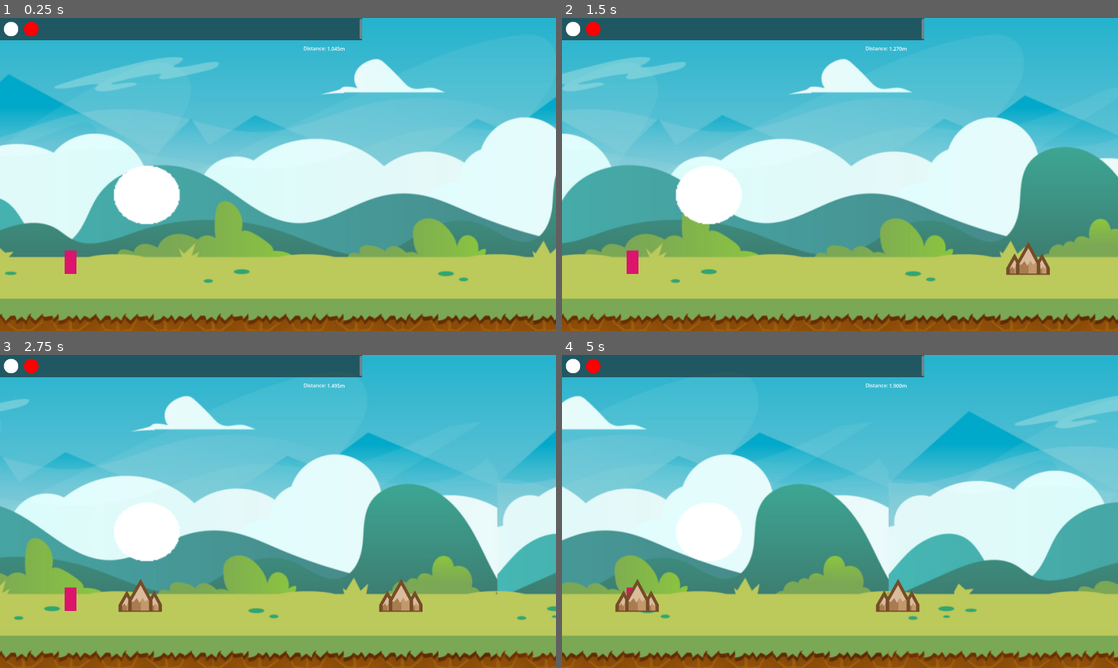
Above: before the commit, frames 1-4 (two rows, left to right).
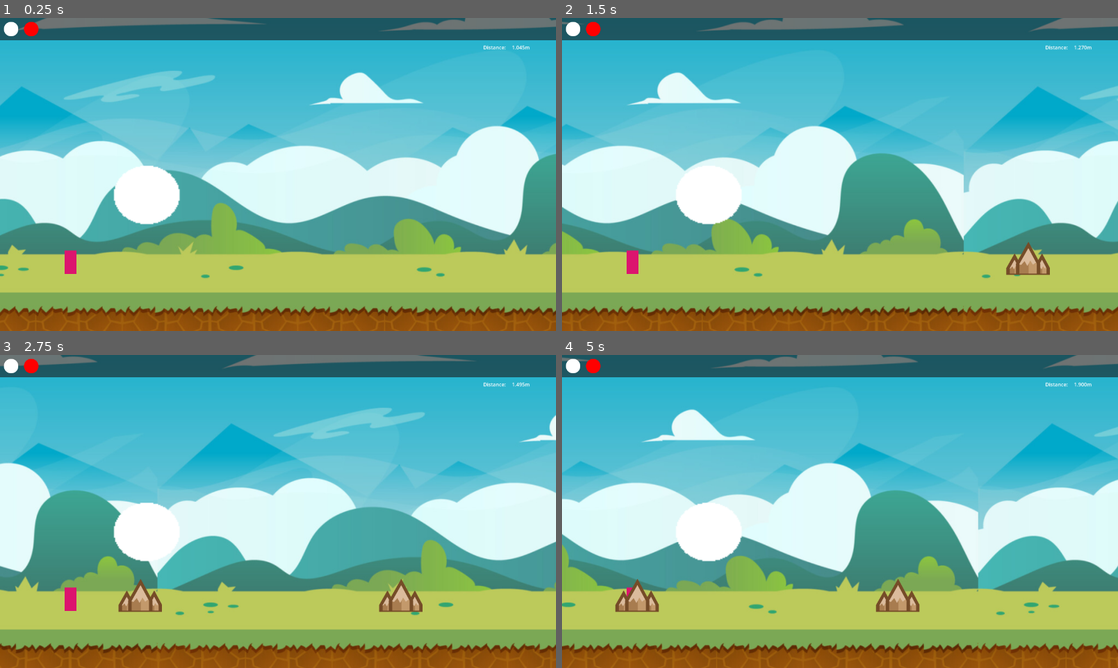
Above: after the commit, the same moments.

Repository: sarahletchford42/the-big-race
Game: Godot game, scene res://scenes/main_scene.tscn
The game is run twice, just before and just after one commit, with the same random seed, the same clock (stepped at 60 frames per second) and the same inputs. The engine's default icon, where the game draws it, is replaced by a stand-in: a white triangle on a blue panel in a dark square.
Inputs:
- Up to frame 1 (0.25 s): no input
- Up to frame 2 (1.5 s): tap Enter (ui_accept) at 0.5, 0.77 s
- Up to frame 3 (2.75 s): tap Enter (ui_accept) at 1.52 s
- Up to frame 4 (5 s): tap Enter (ui_accept) at 3.02, 3.77, 4.52 s

The runs differ from the first frame. In frame 1, 23% of the frame differs, in the area x 0-100%, y 0-100%; in frame 2, 40%; in frame 3, 43%; in frame 4, 45%.

Commit message:
Fixed BG scrolling and ui scaling
BG scrolling now works without a shader!

Diff:
--- a/scenes/UI/main_ui.tscn
+++ b/scenes/UI/main_ui.tscn
@@ -21,10 +21,10 @@
 transform = Transform2D(0.725, 0, 0, 0.725, 155, 110)
 
 [node name="Distance" type="RichTextLabel" parent="CanvasLayer"]
-offset_left = 749.828
-offset_top = -67.1034
-offset_right = 828.828
-offset_bottom = -39.1034
+offset_left = 1321.38
+offset_top = -70.3448
+offset_right = 1400.38
+offset_bottom = -42.3448
 text = "Distance:"
 
 [node name="To_Next_Level" type="RichTextLabel" parent="CanvasLayer"]
@@ -36,10 +36,10 @@
 text = "To Next Level:"
 
 [node name="Distance_Value" type="RichTextLabel" parent="CanvasLayer"]
-offset_left = 824.828
-offset_top = -66.1034
-offset_right = 934.828
-offset_bottom = -37.1034
+offset_left = 1412.41
+offset_top = -70.3448
+offset_right = 1522.41
+offset_bottom = -41.3448
 fit_content = true
 scroll_active = false
 script = ExtResource("1_ves6g")
@@ -54,10 +54,10 @@
 text = "0"
 
 [node name="Inventory" type="ItemList" parent="CanvasLayer"]
-offset_left = -215.172
-offset_top = -153.103
-offset_right = 935.828
-offset_bottom = -81.1034
+offset_left = -215.0
+offset_top = -153.0
+offset_right = 1566.0
+offset_bottom = -81.0
 item_count = 2
 max_columns = 10
 fixed_icon_size = Vector2i(60, 60)
--- /dev/null
+++ b/scenes/background_image1.gd
@@ -0,0 +1,16 @@
+extends Sprite2D
+var speed: float = -5
+var g_texture_width: float = 0
+
+# Called when the node enters the scene tree for the first time.
+func _ready():
+	g_texture_width = texture.get_size().x * scale.x
+
+# Called every frame. 'delta' is the elapsed time since the previous frame.
+func _process(delta):
+	position.x += speed
+	_attempt_reposition()
+
+func _attempt_reposition():
+	if position.x < -g_texture_width:
+		position.x += 2 * g_texture_width
--- a/scenes/main_scene.tscn
+++ b/scenes/main_scene.tscn
@@ -1,47 +1,44 @@
-[gd_scene load_steps=8 format=3 uid="uid://cyiop3f7kgbis"]
+[gd_scene load_steps=7 format=3 uid="uid://cyiop3f7kgbis"]
 
-[ext_resource type="Shader" path="res://images/backgrounds/BG_scroll.gdshader" id="1_dqgqs"]
 [ext_resource type="Texture2D" uid="uid://c1rvvjpxuc0ga" path="res://images/backgrounds/placeholder_BG1.png" id="1_pmsq2"]
+[ext_resource type="Script" path="res://scenes/background_image1.gd" id="2_k16wl"]
 [ext_resource type="PackedScene" uid="uid://dg7xmeyo46eb1" path="res://scenes/player/player.tscn" id="2_q2rhs"]
 [ext_resource type="PackedScene" uid="uid://dssw1xv8c6ycs" path="res://scenes/UI/main_ui.tscn" id="4_3nid7"]
 [ext_resource type="PackedScene" uid="uid://sntv7b1rfs3m" path="res://scenes/obstacles/spawner.tscn" id="5_n6tfk"]
-
-[sub_resource type="ShaderMaterial" id="ShaderMaterial_bvepa"]
-shader = ExtResource("1_dqgqs")
 
 [sub_resource type="RectangleShape2D" id="RectangleShape2D_rn2hh"]
 size = Vector2(1202, 44.5)
 
 [node name="Main_Scene" type="Node2D"]
 
-[node name="ParallaxBackground" type="ParallaxBackground" parent="."]
-scroll_base_scale = Vector2(0.5, 1)
+[node name="background_image1" type="Sprite2D" parent="."]
+texture_repeat = 2
+position = Vector2(34, 302.5)
+texture = ExtResource("1_pmsq2")
+script = ExtResource("2_k16wl")
 
-[node name="ParallaxLayer" type="ParallaxLayer" parent="ParallaxBackground"]
-
-[node name="background_image" type="Sprite2D" parent="ParallaxBackground/ParallaxLayer"]
+[node name="background_image2" type="Sprite2D" parent="."]
 texture_repeat = 2
-material = SubResource("ShaderMaterial_bvepa")
-position = Vector2(576, 286)
-scale = Vector2(1.08606, 1.08925)
+position = Vector2(1106, 302.5)
 texture = ExtResource("1_pmsq2")
-region_rect = Rect2(0, 0, 1069.68, 521.383)
+script = ExtResource("2_k16wl")
 
 [node name="Ground" type="StaticBody2D" parent="."]
 texture_repeat = 2
+position = Vector2(-646, 5)
 
 [node name="CollisionShape2D" type="CollisionShape2D" parent="Ground"]
 position = Vector2(576, 526.25)
 shape = SubResource("RectangleShape2D_rn2hh")
 
 [node name="Spawner" parent="." instance=ExtResource("5_n6tfk")]
-position = Vector2(1031, 454)
+position = Vector2(385, 459)
 
 [node name="Player" parent="." instance=ExtResource("2_q2rhs")]
-position = Vector2(258, 478)
+position = Vector2(-388, 483)
 
 [node name="Camera2D" type="Camera2D" parent="."]
-position = Vector2(576, 351)
+position = Vector2(-70, 356)
 zoom = Vector2(1.5, 1.5)
 
 [node name="Main_UI" parent="Camera2D" instance=ExtResource("4_3nid7")]
@@ -50,3 +47,4 @@
 anchor_bottom = 0.0
 grow_horizontal = 1
 grow_vertical = 1
+metadata/_edit_use_anchors_ = true
